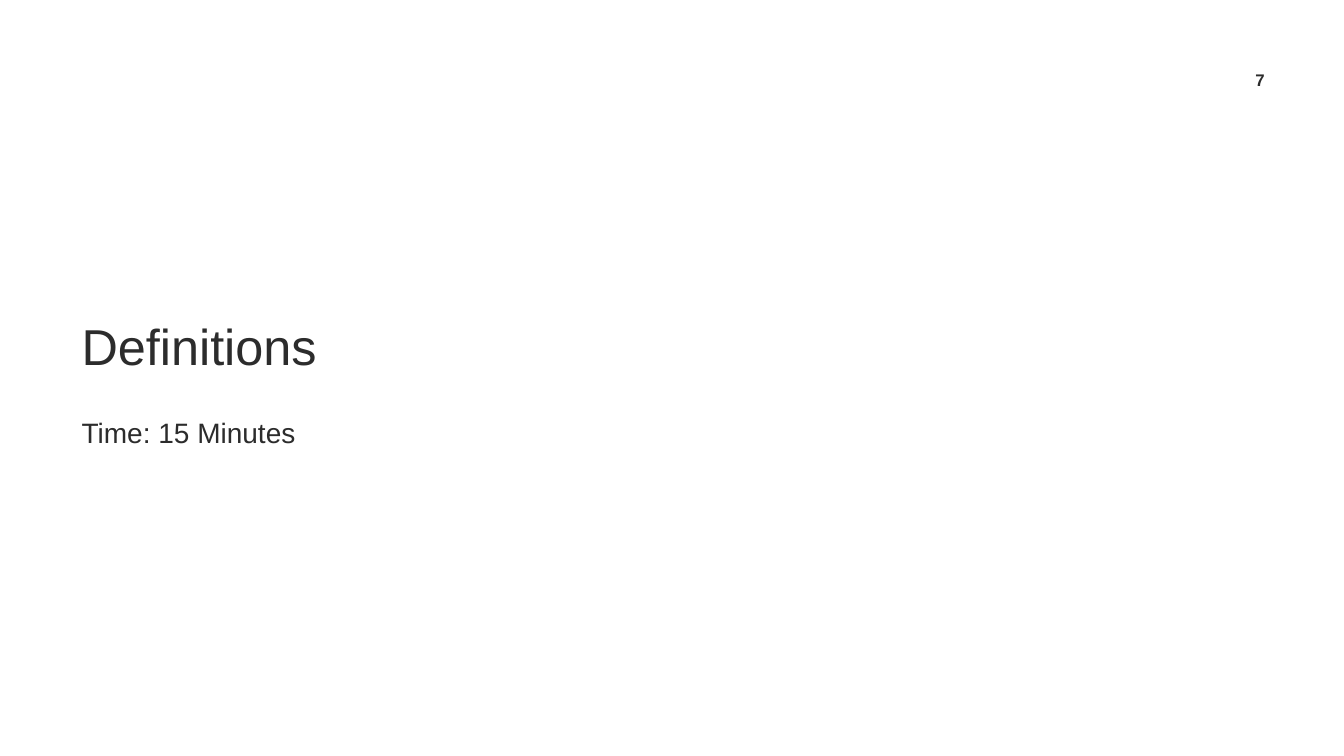
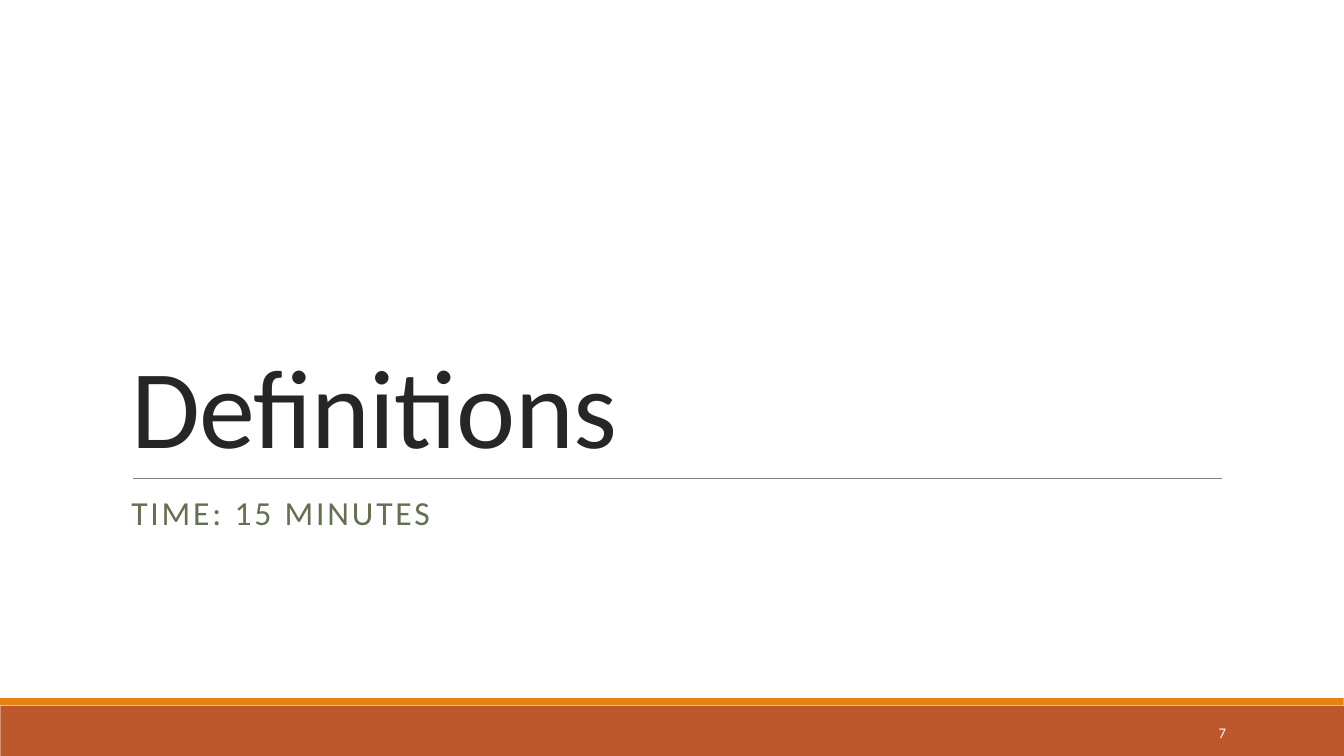
Before and after one commit to TrainingByPackt/Natural-Language-Processing-Fundamentals, a slide deck: slide 7 of Lesson-7-VectorRepresentations/Lesson 7.pptx. Drawn at 1344x756 pixels with LibreOffice and Linux fonts; fonts in the diff are those of the drawing; background and template pictures are left out. Boxes give left, top, right and bottom in pixels: in the first picture for what was removed or moved away, otherwise in the second. Text is boxed around its words. In the diff, an @@ line names an element or a change of style, - is before the commit and + after.

```diff
--- a/Lesson-7-VectorRepresentations/Lesson 7.pptx
+++ b/Lesson-7-VectorRepresentations/Lesson 7.pptx
@@ title "Definitions": place and size @@
-title "Definitions" at <box>82,328,317,366</box>
+title "Definitions" at <box>131,370,617,449</box>
@@ title "Definitions" at <box>131,370,617,449</box>: size 36 to 80 pt, font Arial to Calibri, text colour #2C2C2C to #262626, letter spacing 0 to -0.5 pt; line spacing 1 to 0.85 @@
@@ line added from (133, 479) to (1222, 479), #808080 0.5 pt @@
@@ subtitle at <box>131,503,430,525</box>: text changed; size 20 to 24 pt; font Arial to Calibri; text colour #2C2C2C to #637052 @@
-Time: 15 Minutes
+TIME: 15 MINUTES
@@ rectangle added at <box>0,706,1344,756</box>, fill #BD582C @@
@@ rectangle added at <box>0,699,1344,706</box>, fill #E48312 @@
@@ page number: place and size @@
-page number at <box>1255,74,1264,86</box>
+page number at <box>1219,728,1226,738</box>
@@ page number at <box>1219,728,1226,738</box>: size 12 to 10.5 pt, font Arial to Calibri, text colour #2C2C2C to #FFFFFF, bold off; alignment centre to right @@
```
Also in this commit, not shown: 23 other slides changed, 5 slides added, 3 other files.
